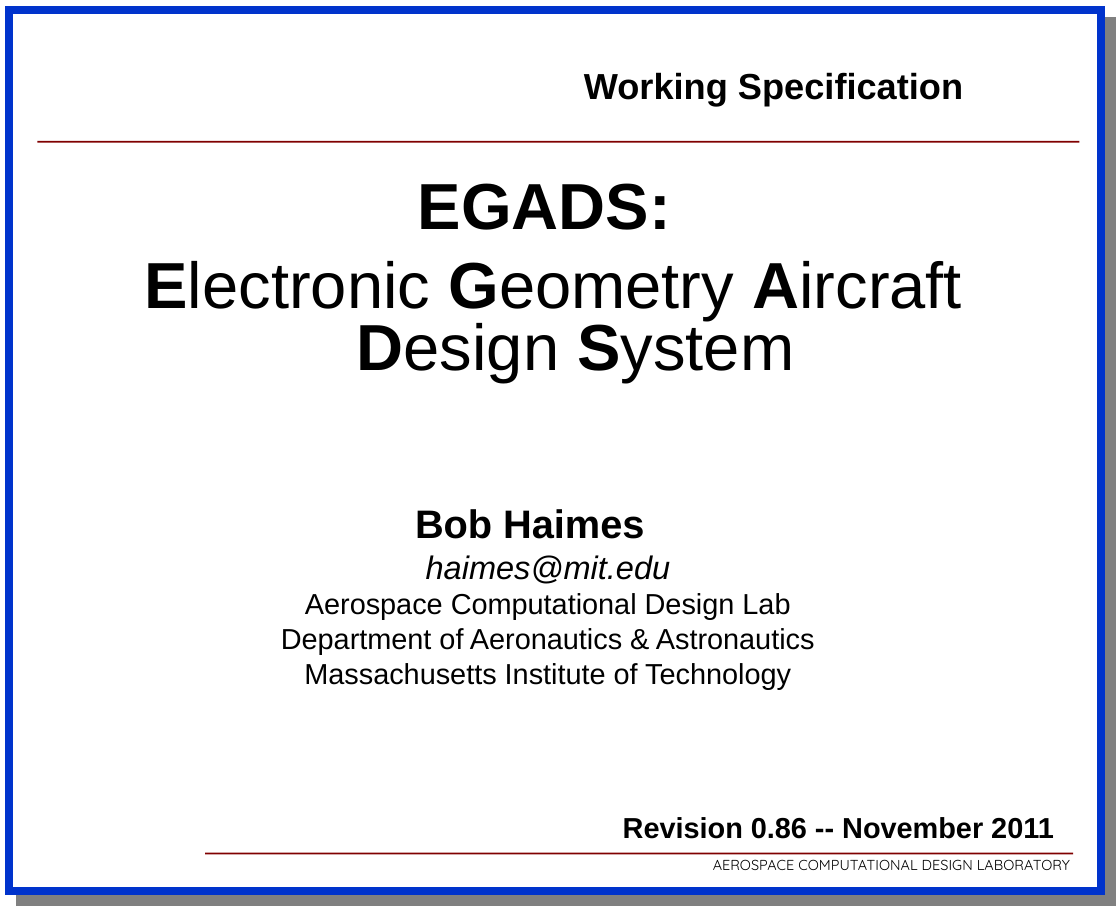
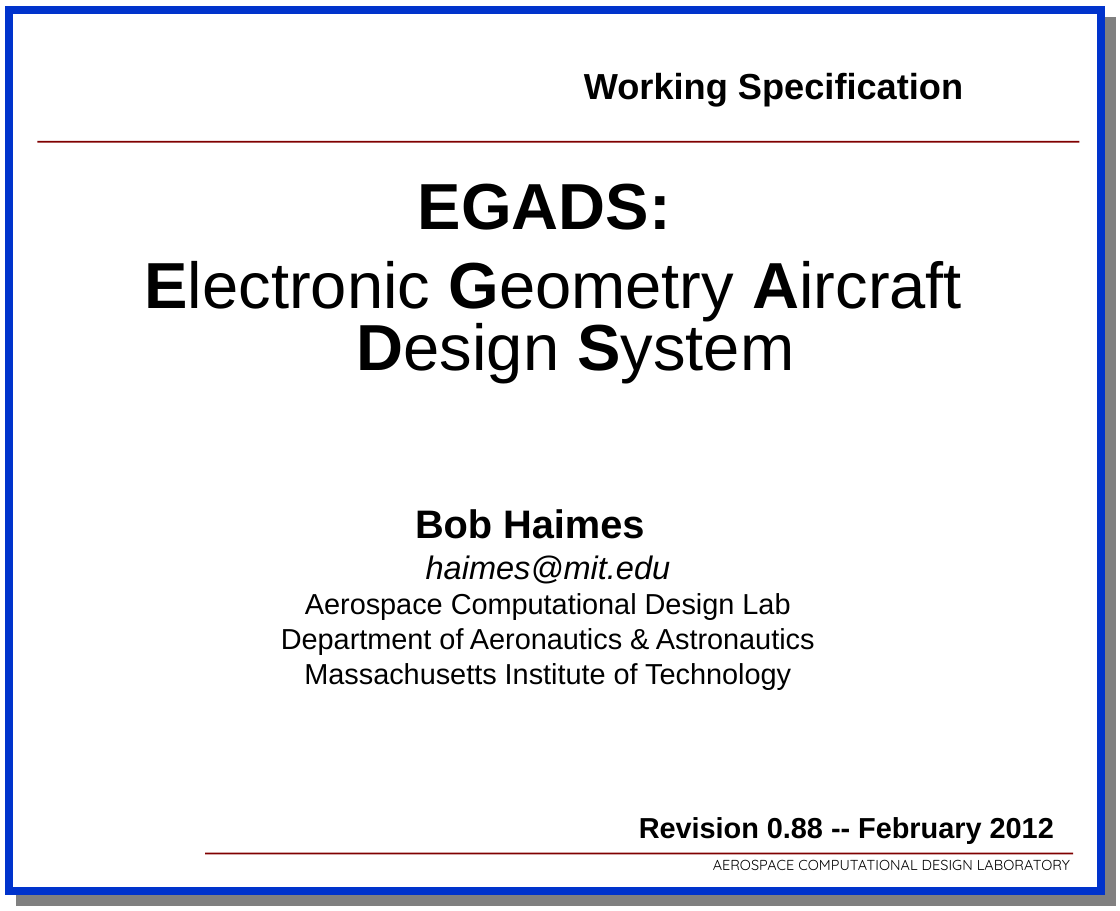
Before and after one commit to OpenMDAO/EGADS, a slide deck: slide 1 of docs/egads.ppt. Drawn at 1120x911 pixels with LibreOffice and Linux fonts; fonts in the diff are those of the drawing; background and template pictures are left out. Boxes give left, top, right and bottom in pixels: in the first picture for what was removed or moved away, otherwise in the second. Text is boxed around its words. In the diff, an @@ line names an element or a change of style, - is before the commit and + after.

```diff
--- a/docs/egads.ppt
+++ b/docs/egads.ppt
@@ text at [639,817,1054,843]: text changed @@
-Revision 0.86 -- November 2011
+Revision 0.88 -- February 2012
```
Also in this commit, not shown: 3 other slides changed, 1 slide added, 43 other files.
